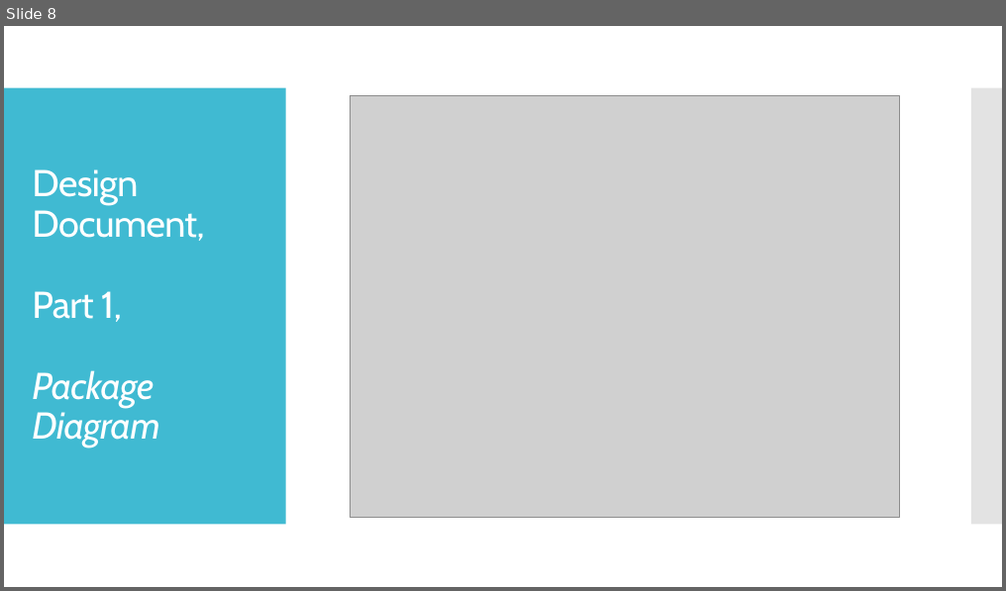
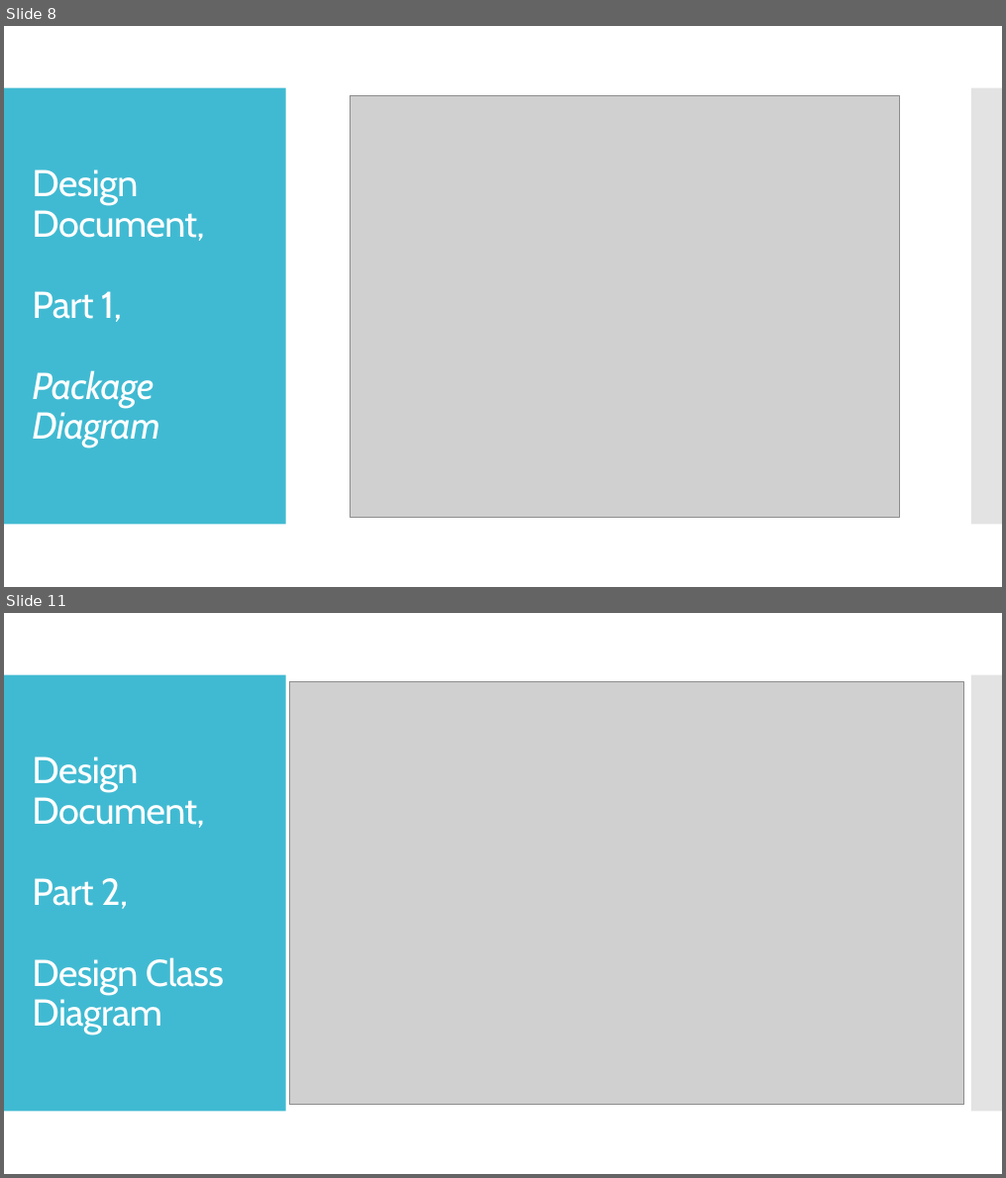
Before and after one commit to NickWaltCSU/cs414-f17-301-UltraLiteCoding, a slide deck: Presentation 5/Presentation.pptx. Shown one above the other, each under a label of ours: slide 8 before the commit, slides 8 and 11 after it; the slides between them are not shown. The pictures are 1006x591 and 1006x1178 pixels, drawn with LibreOffice and Linux fonts; fonts in the diff are those of the drawing; grey boxes stand for pictures. Boxes give left, top, right and bottom in pixels: in the first picture for what was removed or moved away, otherwise in the second. Text is boxed around its words. In the diff, an @@ line names an element or a change of style, - is before the commit and + after.

```diff
--- a/Presentation 5/Presentation.pptx
+++ b/Presentation 5/Presentation.pptx
@@ slide 11 added at (4,613,1002,1174), background #FFFFFF; not listed: 2 template elements that a slide beside it also shows @@
@@ picture added at (289,682,964,1105) @@
@@ title added at (32,757,224,1035), 36 pt, text #FFFFFF @@
+Design Document,
+Part 2,
+Design Class Diagram
```
Also in this commit, not shown: 3 slides changed, 5 other slides added.
